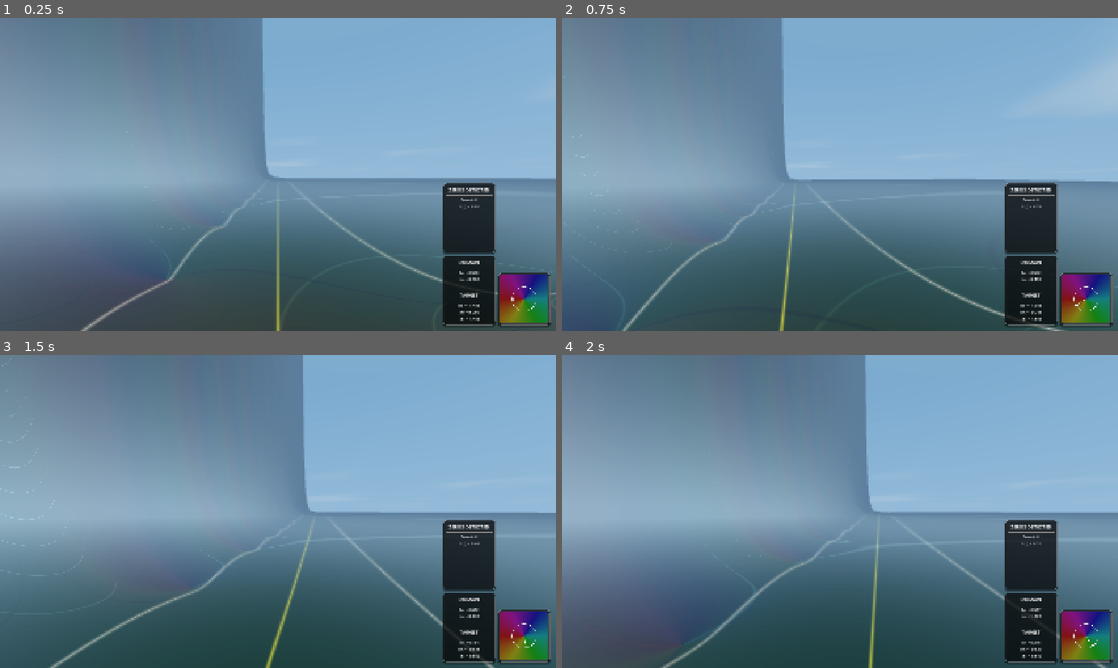
Above: before the commit, frames 1-4 (two rows, left to right).
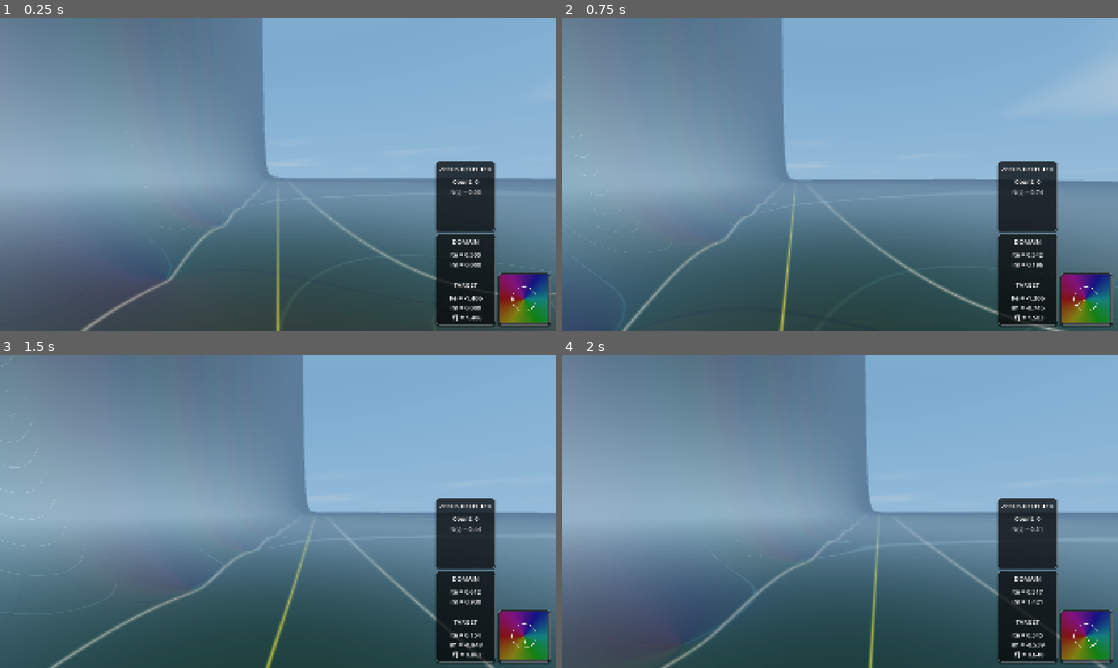
Above: after the commit, the same moments.

Repository: allanino/complex-functions-explorer
Game: Godot game, scene res://core/main.tscn
Two runs of this game, one before a commit and one after it. Both use one fixed random seed, a clock stepped at 60 frames per second and the inputs below.
Inputs (mouse positions are in pixels of both pictures, inside the frame that each line leads up to):
- Up to frame 1 (0.25 s): no input
- Up to frame 2 (0.75 s): tap Enter at 0.5 s; move the mouse to (867, 174) at 0.52 s; hold W (move_forward) from 0.53 s (still down); tap G at 0.6 s
- Up to frame 3 (1.5 s): keep holding W (move_forward); tap Space at 0.77 s; move the mouse to (250, 511) at 1.27 s; tap N at 1.35 s
- Up to frame 4 (2 s): keep holding W (move_forward); tap Space at 1.52 s

The runs differ from the first frame. In frame 1, 2.3% of the frame differs, in the area x 78-90%, y 45-99%; in frame 2, 2.3%; in frame 3, 2.3%; in frame 4, 2.3%.

Commit message:
Make HUD font size match menu tabs font size
Updated the font size of HUD headers, counts, domain, target, monitor,
fps, and tooltip text areas in `ui/main_ui.tscn` to use `18` to match
the font size set for the menu tabs in `ui/main_ui.gd`.

Co-authored-by: allanino <5325241+allanino@users.noreply.github.com>

Diff:
--- a/ui/main_ui.tscn
+++ b/ui/main_ui.tscn
@@ -271,7 +271,7 @@
 visible = false
 layout_mode = 2
 theme_override_colors/font_color = Color(1, 0.8, 0, 1)
-theme_override_font_sizes/font_size = 14
+theme_override_font_sizes/font_size = 18
 text = "Performance protection activated, adjust settings."
 horizontal_alignment = 1
 autowrap_mode = 3
@@ -296,7 +296,7 @@
 
 [node name="TitleLabel" type="Label" parent="Control/MainUIColumns/MainUIStackRight/ZerosPanel/MarginContainer/VBox"]
 layout_mode = 2
-theme_override_font_sizes/font_size = 14
+theme_override_font_sizes/font_size = 18
 text = "ZEROS DETECTED"
 horizontal_alignment = 1
 
@@ -306,7 +306,7 @@
 [node name="CountLabel" type="Label" parent="Control/MainUIColumns/MainUIStackRight/ZerosPanel/MarginContainer/VBox"]
 unique_name_in_owner = true
 layout_mode = 2
-theme_override_font_sizes/font_size = 12
+theme_override_font_sizes/font_size = 18
 text = "Count: 0"
 horizontal_alignment = 1
 
@@ -314,7 +314,7 @@
 unique_name_in_owner = true
 layout_mode = 2
 theme_override_colors/font_color = Color(0.7, 0.7, 0.7, 1)
-theme_override_font_sizes/font_size = 12
+theme_override_font_sizes/font_size = 18
 text = "N(t) ≈ 0.00"
 horizontal_alignment = 1
 
@@ -331,7 +331,7 @@
 mouse_filter = 2
 layout_mode = 2
 size_flags_horizontal = 3
-theme_override_font_sizes/font_size = 12
+theme_override_font_sizes/font_size = 18
 horizontal_alignment = 1
 autowrap_mode = 3
 
@@ -355,7 +355,7 @@
 
 [node name="TitleLabel" type="Label" parent="Control/MainUIColumns/MainUIStackRight/MonitorPanel/MarginContainer/VBox"]
 layout_mode = 2
-theme_override_font_sizes/font_size = 14
+theme_override_font_sizes/font_size = 18
 text = "MONITOR"
 horizontal_alignment = 1
 
@@ -365,7 +365,7 @@
 [node name="FpsLabel" type="Label" parent="Control/MainUIColumns/MainUIStackRight/MonitorPanel/MarginContainer/VBox"]
 unique_name_in_owner = true
 layout_mode = 2
-theme_override_font_sizes/font_size = 12
+theme_override_font_sizes/font_size = 18
 text = "FPS: 60"
 horizontal_alignment = 1
 
@@ -389,7 +389,7 @@
 
 [node name="DomainTitle" type="Label" parent="Control/MainUIColumns/MainUIStackRight/InfoPanel/MarginContainer/VBox"]
 layout_mode = 2
-theme_override_font_sizes/font_size = 14
+theme_override_font_sizes/font_size = 18
 text = "DOMAIN"
 horizontal_alignment = 1
 
@@ -399,14 +399,14 @@
 [node name="DomainLabel" type="Label" parent="Control/MainUIColumns/MainUIStackRight/InfoPanel/MarginContainer/VBox"]
 unique_name_in_owner = true
 layout_mode = 2
-theme_override_font_sizes/font_size = 12
+theme_override_font_sizes/font_size = 18
 text = "Re = 0.000
 Im = 0.000"
 horizontal_alignment = 1
 
 [node name="TargetTitle" type="Label" parent="Control/MainUIColumns/MainUIStackRight/InfoPanel/MarginContainer/VBox"]
 layout_mode = 2
-theme_override_font_sizes/font_size = 14
+theme_override_font_sizes/font_size = 18
 text = "\nTARGET"
 horizontal_alignment = 1
 
@@ -416,7 +416,7 @@
 [node name="TargetLabel" type="Label" parent="Control/MainUIColumns/MainUIStackRight/InfoPanel/MarginContainer/VBox"]
 unique_name_in_owner = true
 layout_mode = 2
-theme_override_font_sizes/font_size = 12
+theme_override_font_sizes/font_size = 18
 text = "Re = 0.000
 Im = 0.000
 |f| = 0.000"
@@ -556,7 +556,7 @@
 unique_name_in_owner = true
 layout_mode = 2
 theme_override_colors/default_color = Color(0.9, 0.9, 0.9, 1)
-theme_override_font_sizes/normal_font_size = 14
+theme_override_font_sizes/normal_font_size = 18
 bbcode_enabled = true
 fit_content = true
 autowrap_mode = 2
